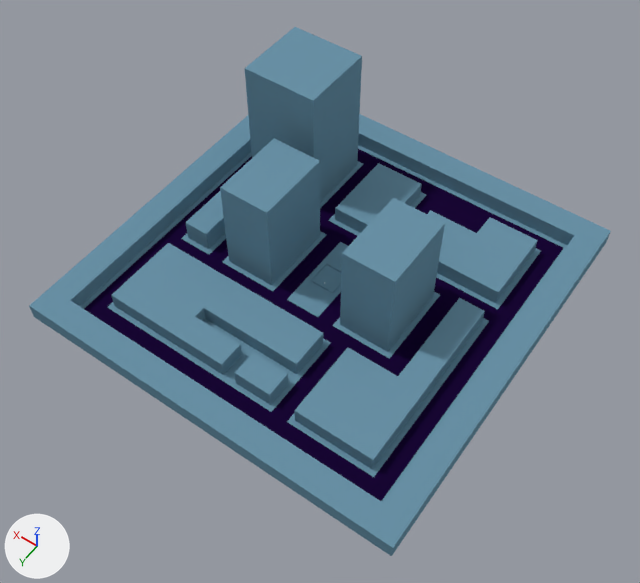
The Blender file BlenderFiles/ProjectFiles/CyberpunkSpaceV2.blend: old version first, new version second.
Before and after are seen from a 50 mm camera at (-216.0, 313.0, 472.0) aimed at (-13.0, 29.0, 25.0). The lights are fixed; the arrows at lower left show +X, +Y and +Z.

Names of what the first picture shows: 'City', 'CityRoad'.
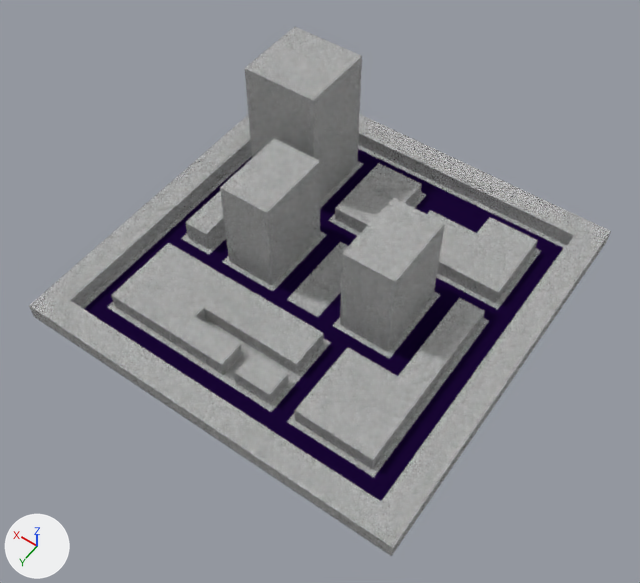
Edits to the bpy script that builds the scene:
```text
Change mat_city:
    remove n1 = _N.new('ShaderNodeTexImage'); n1.name = 'Image Texture'
    remove n1.image = img_cyberpunkpalette_png
    remove n1.interpolation = 'Closest'
    where n2 = _N.new('ShaderNodeBsdfDiffuse'); n2.name = 'Diffuse BSDF'
    remove _L.new(n1.outputs[0], n2.inputs[0])  # 'Color' to 'Color'
    add n3 = _N.new('ShaderNodeTexBrick'); n3.name = 'Brick Texture'
    add n3.inputs[4].default_value = 500.0  # 'Scale'
    add n4 = _N.new('ShaderNodeMapping'); n4.name = 'Mapping'
    add n5 = _N.new('ShaderNodeTexCoord'); n5.name = 'Texture Coordinate'
    add _L.new(n3.outputs[0], n2.inputs[0])  # 'Color' to 'Color'
    add _L.new(n4.outputs[0], n3.inputs[0])  # 'Vector' to 'Vector'
    add _L.new(n5.outputs[2], n4.inputs[0])  # 'UV' to 'Vector'
Change me_plane:
    where me_plane.from_pydata(...)  # 1833 vertices, 1711 faces; spans x -140.0..140.0, y -140.0..140.0, z 0.0..100.0
    used by ob_city; location = (0.0, 0.0, 0.0)
    me_plane part 1: texture (UV) coordinates of 1711 of 1711 faces, centred in x -140.0..140.0, y -140.0..140.0, z 0.0..100.0, changed; they spanned u 0.85..0.98, v 0.84..0.97 and now span u -0.04..1.04, v 0.04..1.04
```

Boxes [x1, y1, x2, y2] around the edits, measured in the pictures (640 x 583 px):
'City', surface changed (blue to grey): [29, 27, 611, 556] in both
